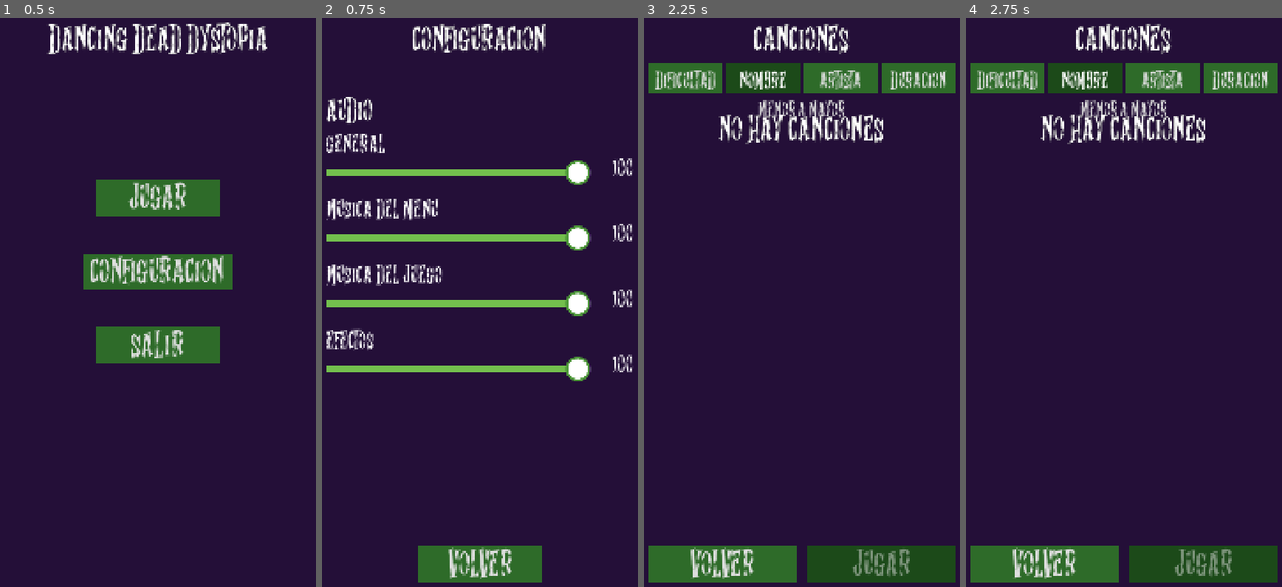
Above: before the commit, frames 1-4 (left to right).
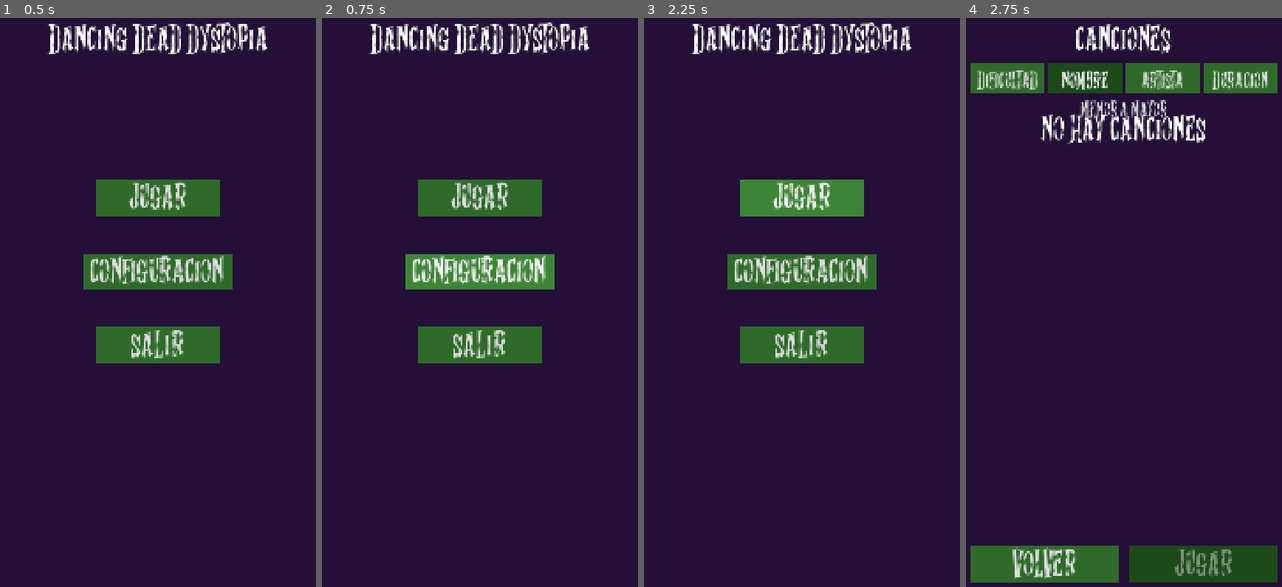
Above: after the commit, the same moments.

Repository: MarioAstorgaH/DancingDeadDystopia
Game: Godot game, scene res://menu/screen_main_menu.tscn
The game is run twice, just before and just after one commit, with the same random seed, the same clock (stepped at 60 frames per second) and the same inputs. Sound files missing from this copy of the repository are replaced by a short silence.
Inputs:
- Up to frame 1 (0.5 s): no input
- Up to frame 2 (0.75 s): click "CONFIGURACION" at 0.5 s
- Up to frame 3 (2.25 s): click "VOLVER" at 1.25 s; click "JUGAR" at 2 s
- Up to frame 4 (2.75 s): no input

Frame 1 is identical in both runs. In frame 2, 20% of the frame differs, in the area x 1-99%, y 0-100%; in frame 3, 23%; in frame 4, nothing differs.

Commit message:
menu upgrade and cleaning

Diff:
--- /dev/null
+++ b/game/song_player.gd
@@ -0,0 +1,47 @@
+class_name SongPlayer
+extends AudioStreamPlayer
+
+## Toca la canción: el fondo (`audio`) y la melodía original (`lead`) juntos y
+## sincronizados. Cuando el jugador falla se baja la melodía hasta que vuelva a atinar.
+
+const MUTED_DB := -60.0
+const FADE := 0.08  # segundos
+
+var _sync: AudioStreamSynchronized
+var _lead_db := 0.0
+var _fade: Tween
+
+
+func _init() -> void:
+	bus = "GameMusic"
+
+
+func play_song(song: SongInfo) -> void:
+	_sync = AudioStreamSynchronized.new()
+	_sync.stream_count = 2 if song.lead_path else 1
+	_sync.set_sync_stream(0, load(song.audio_path))
+	if song.lead_path:
+		_sync.set_sync_stream(1, load(song.lead_path))
+	_lead_db = 0.0
+	stream = _sync
+	play()
+
+
+## Baja la melodía al fallar y la sube al atinar. Sin `lead` no hace nada.
+func set_lead_muted(muted: bool) -> void:
+	if _sync == null or _sync.stream_count < 2:
+		return
+	if _fade:
+		_fade.kill()
+	_fade = create_tween()
+	_fade.tween_method(_set_lead_db, _lead_db, MUTED_DB if muted else 0.0, FADE)
+
+
+## Posición de la canción en segundos, compensando la latencia del audio.
+func song_time() -> float:
+	return get_playback_position() + AudioServer.get_time_since_last_mix() - AudioServer.get_output_latency()
+
+
+func _set_lead_db(db: float) -> void:
+	_lead_db = db
+	_sync.set_sync_stream_volume(1, db)
--- a/gameplay_scene.tscn
+++ /dev/null
@@ -1,34 +0,0 @@
-[gd_scene format=3 uid="uid://c5rax6ng6b7tw"]
-
-[ext_resource type="Texture2D" uid="uid://bqtmhalx7rt8v" path="res://Assets/Images/Buttons/brain_button_blue.png" id="1_2ca1c"]
-[ext_resource type="Texture2D" uid="uid://0xa14g1wprhc" path="res://Assets/Images/Buttons/brain_button_blue_pressed.png" id="2_af7yb"]
-
-[sub_resource type="RectangleShape2D" id="RectangleShape2D_brain"]
-size = Vector2(300, 300)
-
-[node name="Gameplay" type="Node2D" unique_id=1465382250]
-
-[node name="HUD" type="CanvasLayer" parent="." unique_id=503264569]
-
-[node name="hud_root" type="Control" parent="HUD" unique_id=1578726007]
-layout_mode = 3
-anchors_preset = 15
-anchor_right = 1.0
-anchor_bottom = 1.0
-grow_horizontal = 2
-grow_vertical = 2
-mouse_filter = 2
-
-[node name="bottom_left" type="Control" parent="HUD/hud_root" unique_id=779495014]
-layout_mode = 1
-anchors_preset = 2
-anchor_top = 1.0
-anchor_bottom = 1.0
-grow_vertical = 0
-mouse_filter = 2
-
-[node name="TouchScreenButton" type="TouchScreenButton" parent="HUD/hud_root/bottom_left" unique_id=781625252]
-position = Vector2(-43, -450)
-texture_normal = ExtResource("1_2ca1c")
-texture_pressed = ExtResource("2_af7yb")
-shape = SubResource("RectangleShape2D_brain")
--- a/menu/menu_button_sound.gd
+++ b/menu/menu_button_sound.gd
@@ -1,13 +1,28 @@
 class_name MainMenuButton
 extends Button
 
-# Called when the node enters the scene tree for the first time.
-func _ready() -> void:
-	pass # Replace with function body.
+## Botón de menú que reproduce `sound` en el bus `Effects` al pulsarlo.
+
+signal sound_finished
+
+@export var sound: AudioStream = preload("res://Assets/Audio/audio perron/boton_menu_presionado.wav")
+
+var _player := AudioStreamPlayer.new()
 
 
-# Called every frame. 'delta' is the elapsed time since the previous frame.
-func _process(delta: float) -> void:
-	pass
+func _ready() -> void:
+	_player.stream = sound
+	_player.bus = "Effects"
+	_player.finished.connect(sound_finished.emit)
+	add_child(_player)
+	pressed.connect(play_sound)
+
 
 func play_sound() -> void:
+	_player.play()
+
+
+## Espera a que termine el sonido del botón; sin `sound` regresa de inmediato.
+func wait_for_sound() -> void:
+	if sound:
+		await sound_finished
--- a/menu/menu_buttons.gd
+++ b/menu/menu_buttons.gd
@@ -3,14 +3,21 @@
 const SONG_SELECT_SCENE := "res://song_select/screen_song_select.tscn"
 const SETTINGS_SCENE := "res://settings/screen_settings.tscn"
 
+@onready var _play_button: MainMenuButton = $play_button
+@onready var _config_button: MainMenuButton = $config_button
+@onready var _exit_button: MainMenuButton = $exit_button
+
 
 func _on_play_button_pressed() -> void:
+	await _play_button.wait_for_sound()
 	get_tree().change_scene_to_file(SONG_SELECT_SCENE)
 
 
 func _on_config_button_pressed() -> void:
+	await _config_button.wait_for_sound()
 	get_tree().change_scene_to_file(SETTINGS_SCENE)
 
 
 func _on_exit_button_pressed() -> void:
+	await _exit_button.wait_for_sound()
 	get_tree().quit()
--- a/menu/screen_main_menu.tscn
+++ b/menu/screen_main_menu.tscn
@@ -5,6 +5,7 @@
 [ext_resource type="StyleBox" uid="uid://dluie0f6fckn6" path="res://Assets/configs/buttons/mainmenu_button.tres" id="2_wit27"]
 [ext_resource type="StyleBox" uid="uid://bu403pbxebg4g" path="res://Assets/configs/buttons/mainmenu_button_press.tres" id="3_0owis"]
 [ext_resource type="StyleBox" uid="uid://bgblbw5aq1pju" path="res://Assets/configs/buttons/mainmenu_button_hover.tres" id="4_klckv"]
+[ext_resource type="Script" uid="uid://5qqn0inqqepv" path="res://menu/menu_button_sound.gd" id="5_btnsnd"]
 
 [sub_resource type="LabelSettings" id="LabelSettings_yt575"]
 font = ExtResource("1_t0blr")
@@ -88,6 +89,7 @@
 theme_override_styles/hover = ExtResource("4_klckv")
 text = "JUGAR"
 language = "es_MX"
+script = ExtResource("5_btnsnd")
 
 [node name="config_button" type="Button" parent="Control/main_margin/mainmenu_container/button_container" unique_id=793509096]
 custom_minimum_size = Vector2(400, 120)
@@ -101,6 +103,7 @@
 theme_override_styles/hover = ExtResource("4_klckv")
 text = "CONFIGURACION"
 language = "es_MX"
+script = ExtResource("5_btnsnd")
 
 [node name="exit_button" type="Button" parent="Control/main_margin/mainmenu_container/button_container" unique_id=2101775047]
 custom_minimum_size = Vector2(400, 120)
@@ -114,6 +117,7 @@
 theme_override_styles/hover = ExtResource("4_klckv")
 text = "SALIR"
 language = "es_MX"
+script = ExtResource("5_btnsnd")
 
 [connection signal="pressed" from="Control/main_margin/mainmenu_container/button_container/play_button" to="Control/main_margin/mainmenu_container/button_container" method="_on_play_button_pressed"]
 [connection signal="pressed" from="Control/main_margin/mainmenu_container/button_container/config_button" to="Control/main_margin/mainmenu_container/button_container" method="_on_config_button_pressed"]
--- a/songs/song_info.gd
+++ b/songs/song_info.gd
@@ -10,6 +10,7 @@
 var duration := 0.0  # segundos, calculado del audio
 var audio_path := ""
 var cover_path := ""  # vacío si la canción no tiene portada
+var lead_path := ""  # melodía original separada; vacío si la canción no la tiene
 
 
 func duration_text() -> String:
--- a/songs/song_library.gd
+++ b/songs/song_library.gd
@@ -57,6 +57,11 @@
 	song.artist = str(data.get("artist", ""))
 	song.difficulty = int(data.get("difficulty", 1))
 	song.audio_path = folder + str(data.get("audio", "song.ogg"))
+	if data.has("lead"):
+		song.lead_path = folder + str(data["lead"])
+		if not ResourceLoader.exists(song.lead_path):
+			push_warning("Canción '%s': no existe la melodía %s, se toca sin ella" % [id, song.lead_path])
+			song.lead_path = ""
 	if data.has("cover"):
 		song.cover_path = folder + str(data["cover"])
 
Not shown, added: game/song_player.gd.uid
Not shown, removed: Assets/Audio/audio perron/Plant Night Lullaby.m4a
Not shown, changed: CLAUDE.md
Not shown, added: README.md
